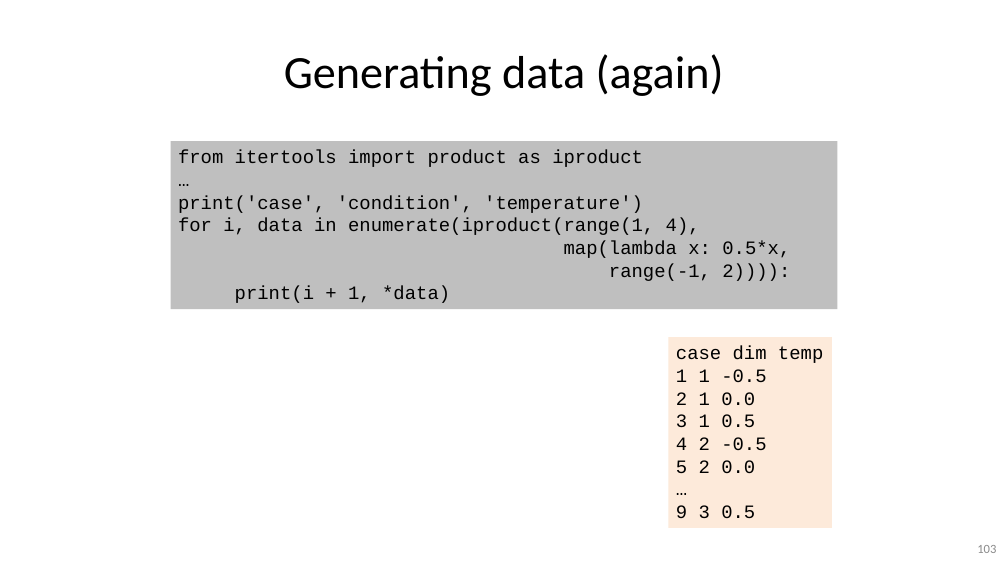
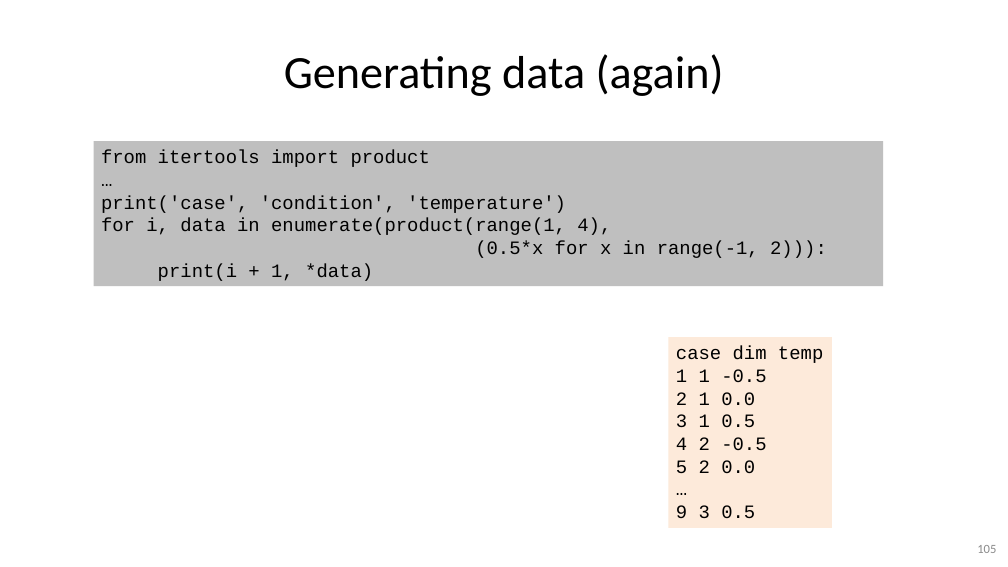
Before and after one commit to gjbex/Python-for-programmers, a slide deck: slide 105 of python_for_programmers.pptx (slide 103 before the commit). Drawn at 1008x567 pixels with LibreOffice and Linux fonts; fonts in the diff are those of the drawing. Boxes give left, top, right and bottom in pixels: in the first picture for what was removed or moved away, otherwise in the second. Text is boxed around its words. In the diff, an @@ line names an element or a change of style, - is before the commit and + after.

```diff
--- a/python_for_programmers.pptx
+++ b/python_for_programmers.pptx
@@ rectangle "from itertools import product": place and size @@
-rectangle "from itertools import product" at (171, 141, 838, 309)
+rectangle "from itertools import product" at (94, 141, 883, 287)
@@ text in rectangle at (101, 150, 430, 167): text changed @@
-from itertools import product as iproduct
+from itertools import product
@@ text in rectangle at (101, 218, 827, 258): text changed @@
-for i, data in enumerate(iproduct(range(1, 4),
-map(lambda x: 0.5*x,
-range(-1, 2)))):
+for i, data in enumerate(product(range(1, 4),
+(0.5*x for x in range(-1, 2))):
```
Also in this commit, not shown: 16 other slides changed, 2 slides added.
